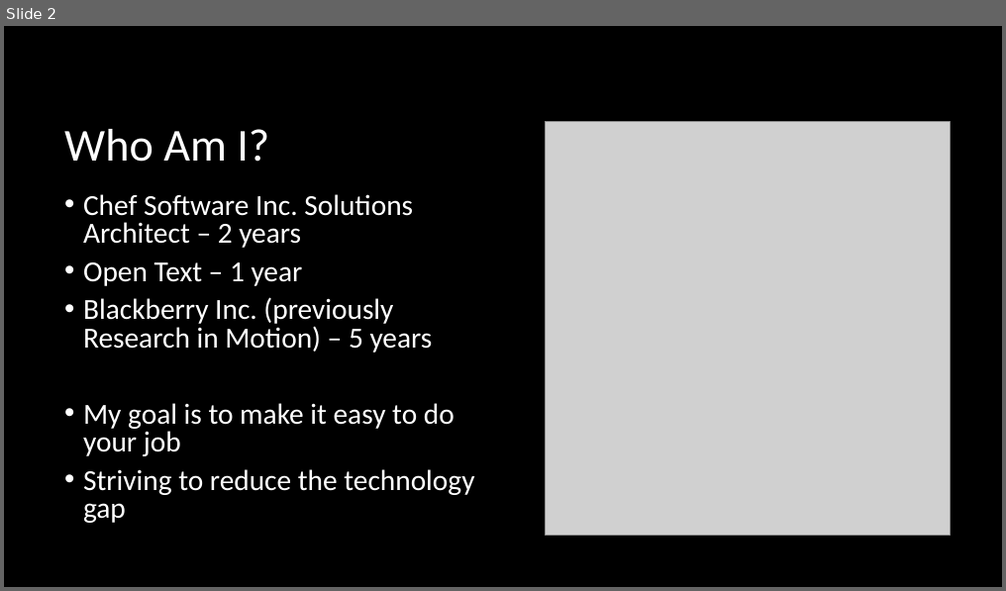
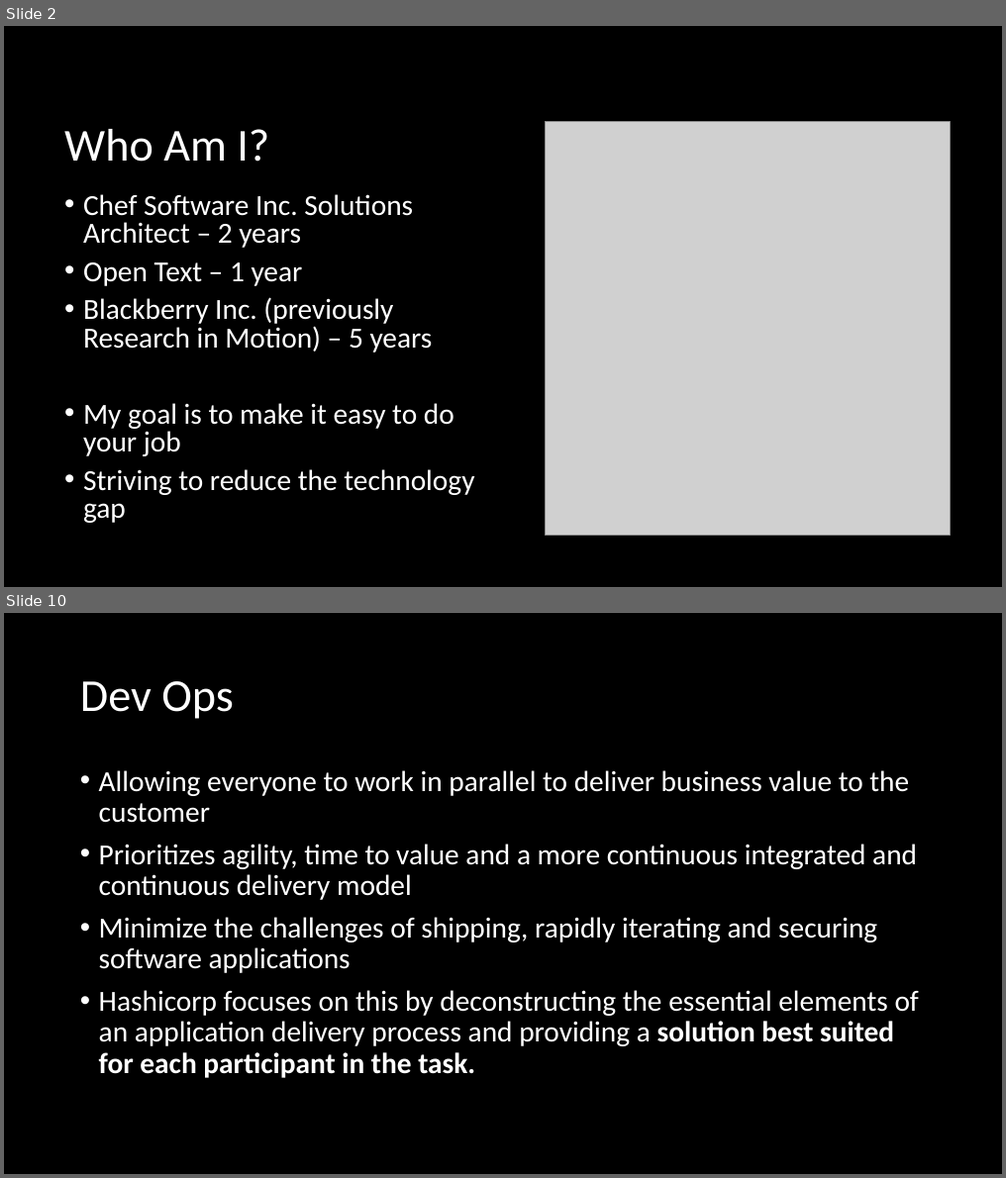
Before and after one commit to FraserPol/hashi-tech-excersise, a slide deck: Hashi-Demo-Preso.pptx. Shown one above the other, each under a label of ours: slide 2 before the commit, slides 2 and 10 after it; the slides between them are not shown. The pictures are 1006x591 and 1006x1178 pixels, drawn with LibreOffice and Linux fonts; fonts in the diff are those of the drawing; grey boxes stand for pictures. Boxes give left, top, right and bottom in pixels: in the first picture for what was removed or moved away, otherwise in the second. Text is boxed around its words. In the diff, an @@ line names an element or a change of style, - is before the commit and + after.

```diff
--- a/Hashi-Demo-Preso.pptx
+++ b/Hashi-Demo-Preso.pptx
@@ slide 10 added at (4, 613, 1002, 1174), background #000000 @@
@@ title added at (80, 681, 234, 719), 44 pt, text #FFFFFF @@
+Dev Ops
@@ text added at (99, 770, 919, 1078), 28 pt, text #FFFFFF @@
+• Allowing everyone to work in parallel to deliver business value to the customer
+• Prioritizes agility, time to value and a more continuous integrated and continuous delivery model
+• Minimize the challenges of shipping, rapidly iterating and securing software applications
+• Hashicorp focuses on this by deconstructing the essential elements of an application delivery process and providing a solution best suited for each participant in the task.
```
Also in this commit, not shown: 1 slide changed, 13 other slides added, 13 other files.
